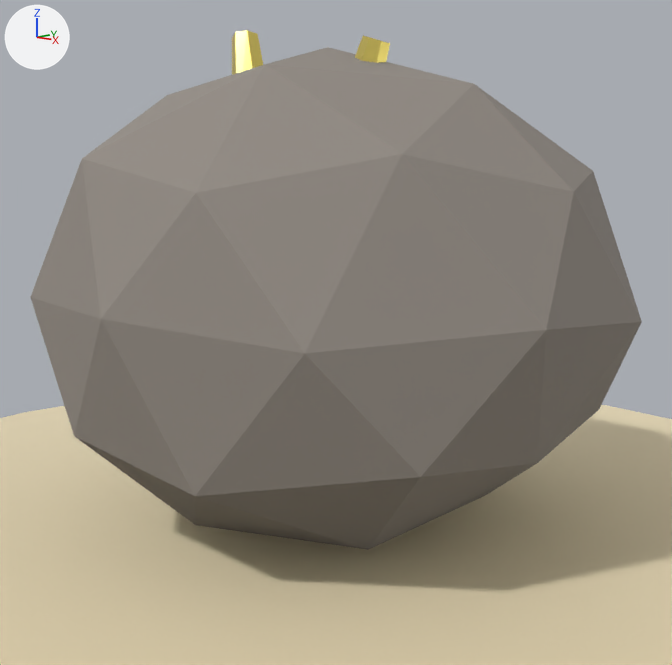
An edit to the Blender file tools/mcp/blender-mcp/15-Recursos/veta_oro_lowpoly.blend, drawn before and after from the same camera.
Both versions are drawn from a 50 mm lens placed at (2.22, -2.44, 1.27), pointed at (0.03, -0.01, 0.73). Every picture has the same lights, and +X, +Y and +Z are marked at upper left. The older version comes first.

Names of what the first picture shows: 'Base_Arena', 'SM_VetaOro_Cristal_3', 'SM_VetaOro_Roca' and 1 more.
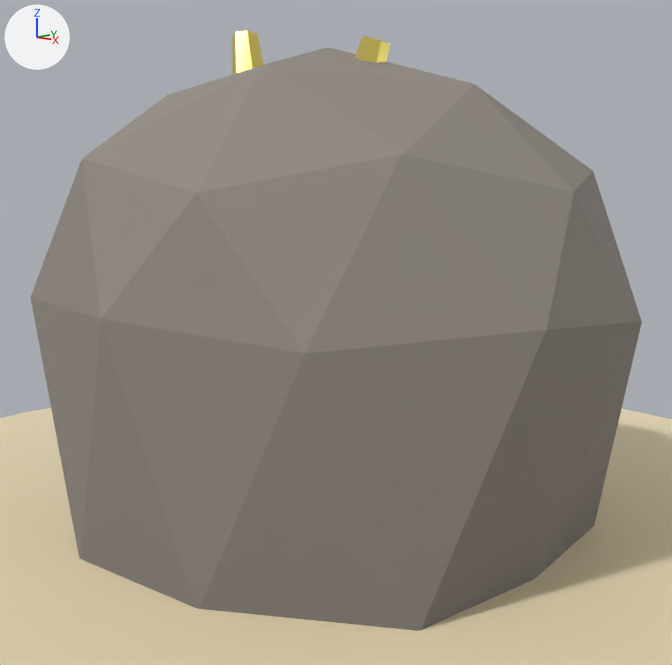
What the commit changed:
me_icosphere has 42 vertices, 80 faces and spans x -0.93..0.97, y -0.98..1.03, z -0.96..1.0.
me_icosphere is used by ob_sm_vetaoro_roca; location (0.0, 0.0, 0.863); scale (1.05, 1.0, 0.85).
me_icosphere part 1: all 15 vertices in x -0.88..0.82, y -0.87..0.84, z -0.89..-0.41 are scaled about their middle by (1, 1, 0), then moved by (0.0, 0.0, -0.31).

Location of each change, [x1, y1, x2, y2] in pixels of the pictures (672 x 665 px; the box of a moved part takes in the faces that stretch with it):
'SM_VetaOro_Roca', reshaped (16% taller)
    before: [30, 47, 642, 550]
    after: [30, 47, 642, 631]
part 1 of me_icosphere, moved or reshaped
    before: [30, 297, 641, 550]
    after: [30, 297, 642, 631]
